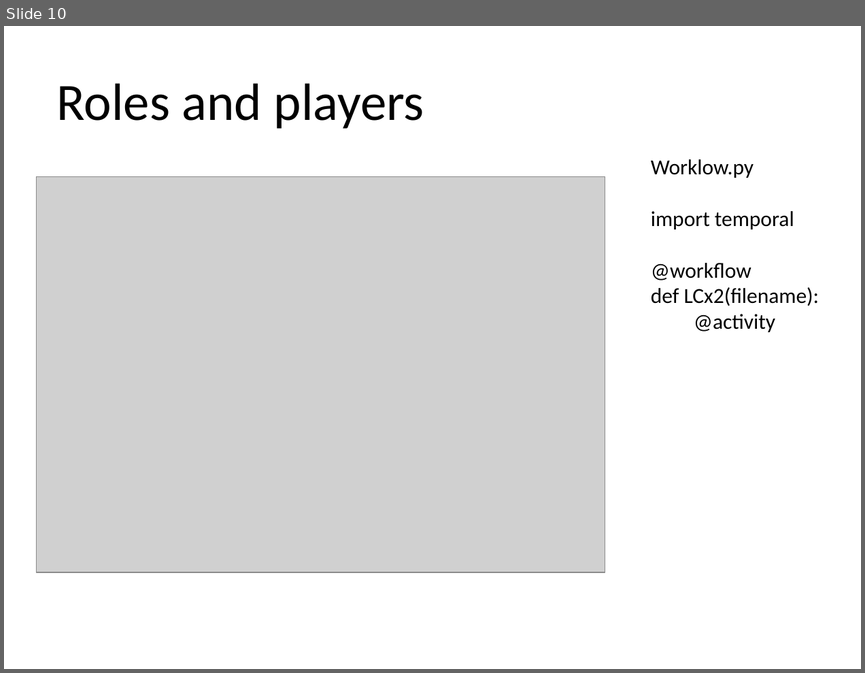
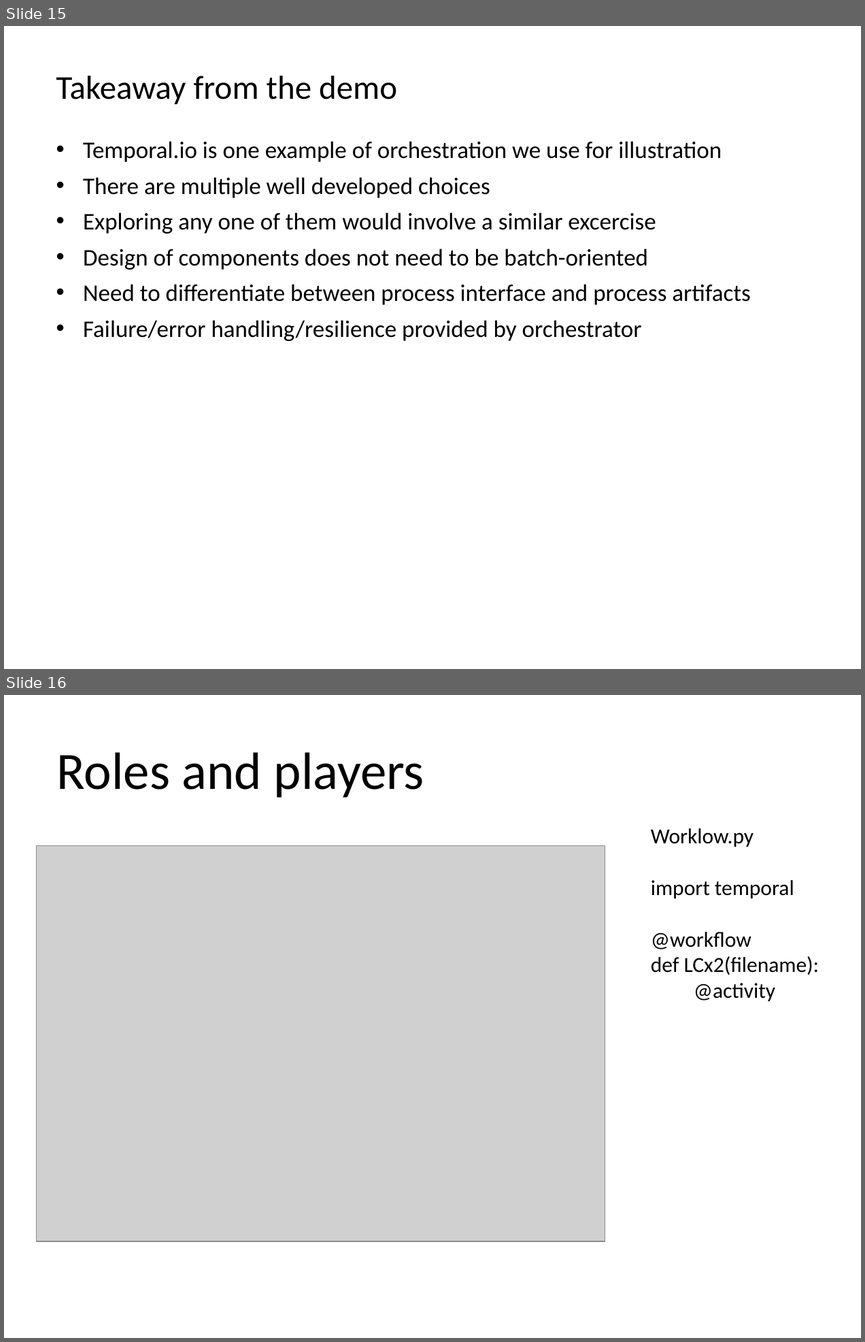
Before and after one commit to zconsult/am_temporal, a slide deck: Temporal.pptx. Shown one above the other, each under a label of ours: slide 10 before the commit, slides 15 and 16 after it. The pictures are 865x673 and 865x1342 pixels, drawn with LibreOffice and Linux fonts; fonts in the diff are those of the drawing; grey boxes stand for pictures. Boxes give left, top, right and bottom in pixels: in the first picture for what was removed or moved away, otherwise in the second. Text is boxed around its words. In the diff, an @@ line names an element or a change of style, - is before the commit and + after.

```diff
--- a/Temporal.pptx
+++ b/Temporal.pptx
@@ slide 15 added at (4, 26, 861, 669), background #FFFFFF @@
@@ text added at (56, 76, 751, 341), 20 pt, text #000000 @@
+Takeaway from the demo
+• Temporal.io is one example of orchestration we use for illustration
+• There are multiple well developed choices
+• Exploring any one of them would involve a similar excercise
+• Design of components does not need to be batch-oriented
+• Need to differentiate between process interface and process artifacts
+• Failure/error handling/resilience provided by orchestrator
@@ what was slide 10 is now slide 16 @@
```
Also in this commit, not shown: 8 slides changed, 5 other slides added, 1 slide removed.
